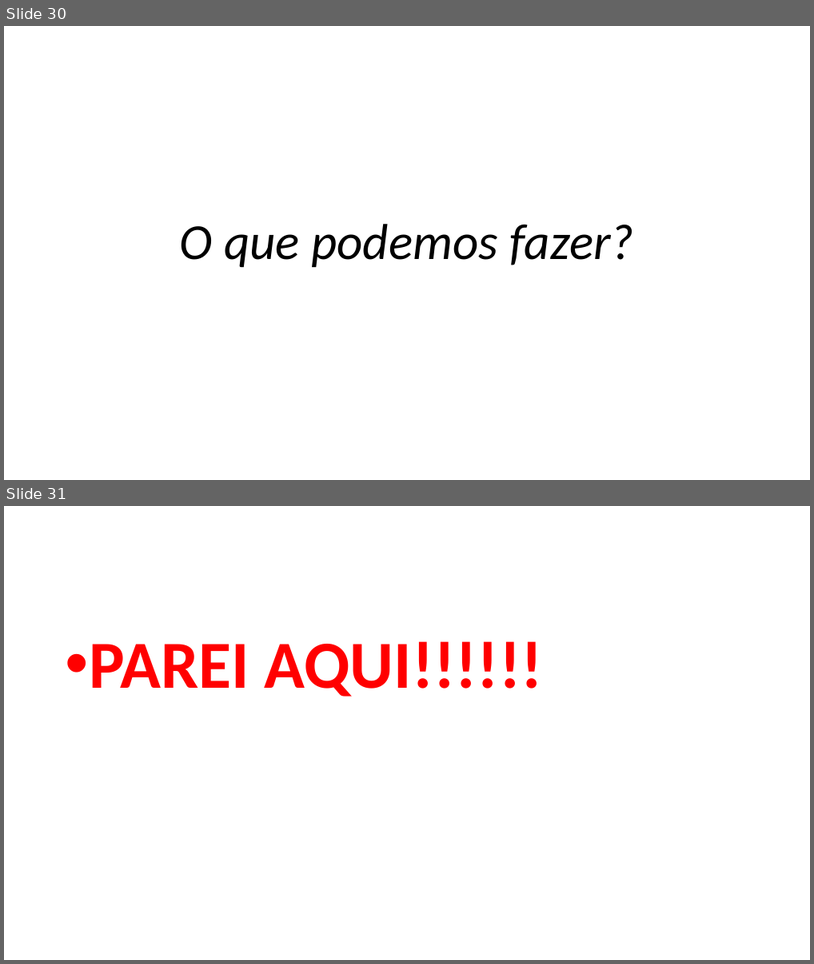
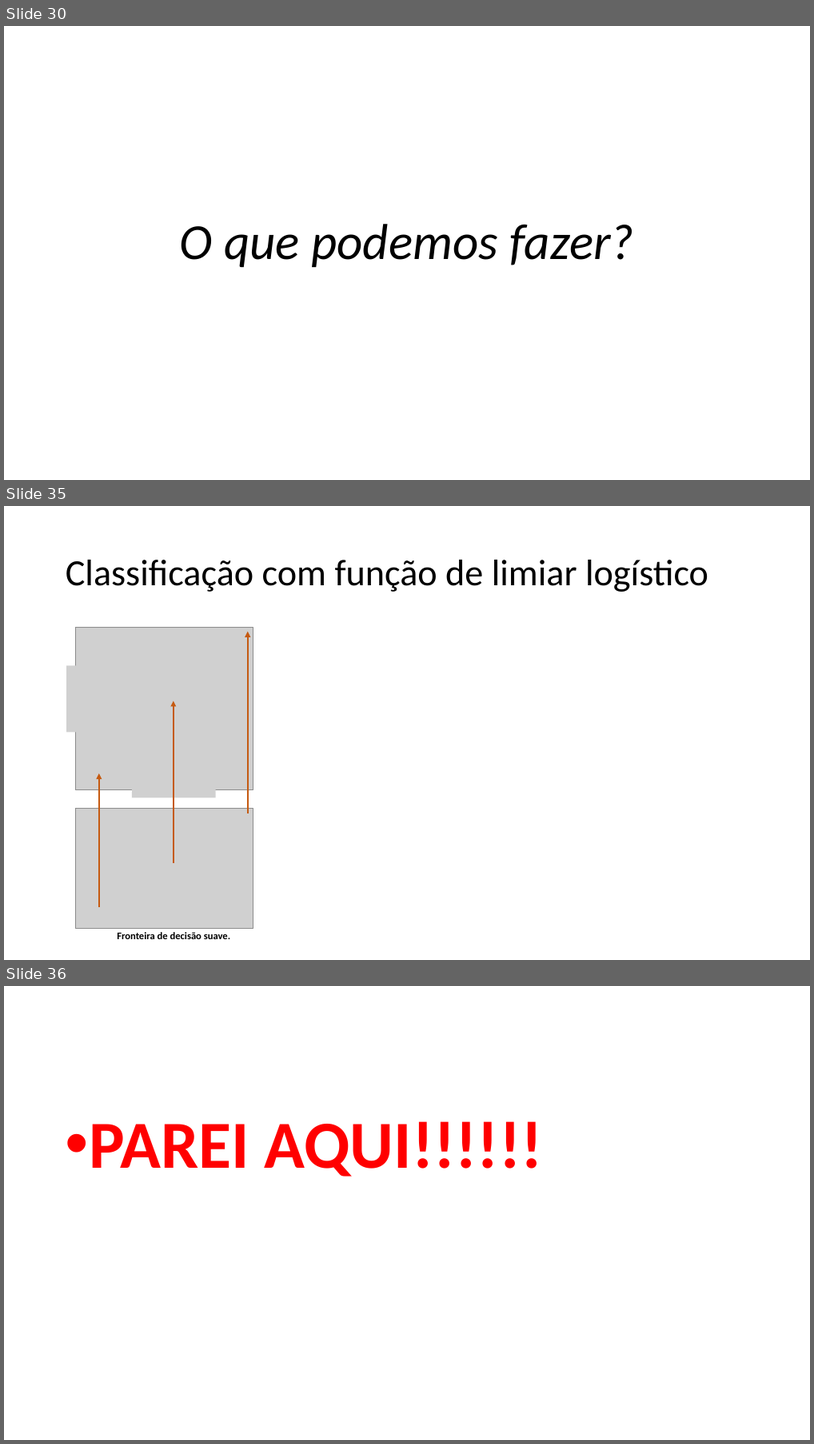
Before and after one commit to zz4fap/c24_inteligencia_artificial, a slide deck: slides/C24_Classificação.pptx. Shown one above the other, each under a label of ours: slides 30 and 31 before the commit, slides 30, 35 and 36 after it; the slides between them are not shown. The pictures are 814x964 and 814x1444 pixels, drawn with LibreOffice and Linux fonts; fonts in the diff are those of the drawing; grey boxes stand for pictures. Boxes give left, top, right and bottom in pixels: in the first picture for what was removed or moved away, otherwise in the second. Text is boxed around its words. In the diff, an @@ line names an element or a change of style, - is before the commit and + after.

```diff
--- a/slides/C24_Classificação.pptx
+++ b/slides/C24_Classificação.pptx
@@ slide 35 added at [4,506,810,960], background #FFFFFF @@
@@ title added at [66,560,709,592], 44 pt, text #000000 @@
+Classificação com função de limiar logístico
@@ picture added at [75,627,254,790] @@
@@ arrow added from (248, 812) to (248, 632), #C55A11 2.25 pt @@
@@ picture added at [67,665,85,732] @@
@@ arrow added from (174, 863) to (174, 700), #C55A11 2.25 pt @@
@@ arrow added from (99, 907) to (99, 773), #C55A11 2.25 pt @@
@@ picture added at [132,780,216,797] @@
@@ picture added at [75,808,254,928] @@
@@ text added at [117,932,230,939], 12 pt, text #000000, bold @@
+Fronteira de decisão suave.
@@ what was slide 31 is now slide 36 @@
```
Also in this commit, not shown: 32 other slides added.
